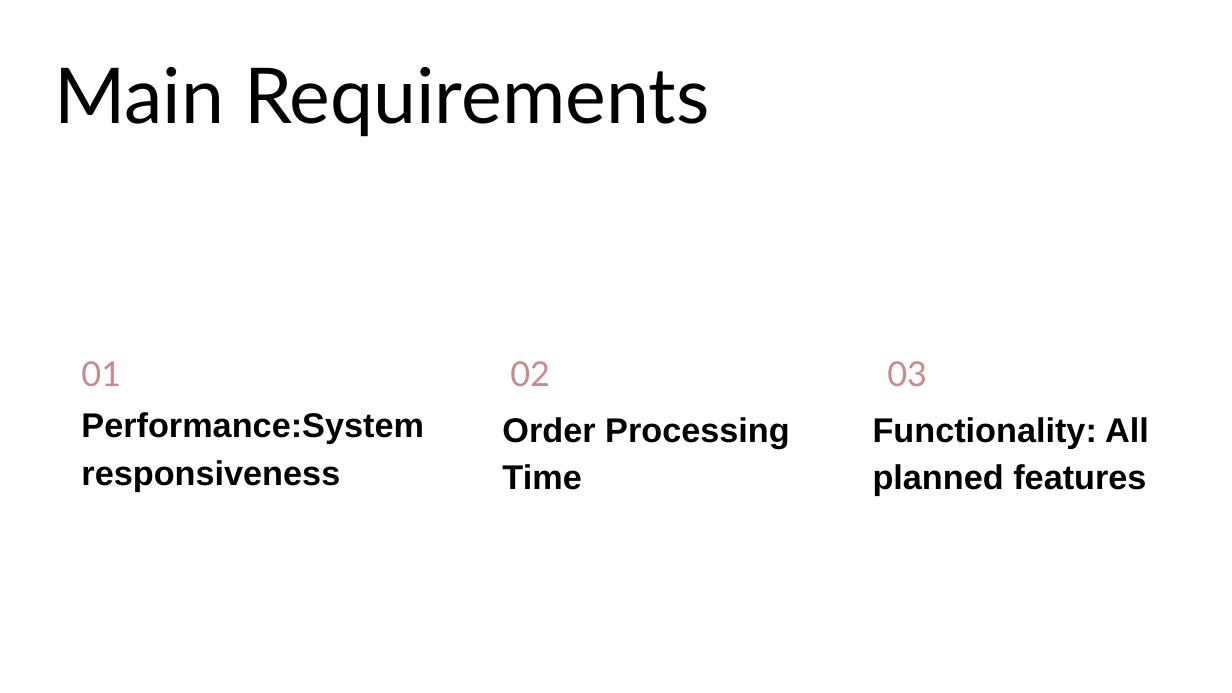
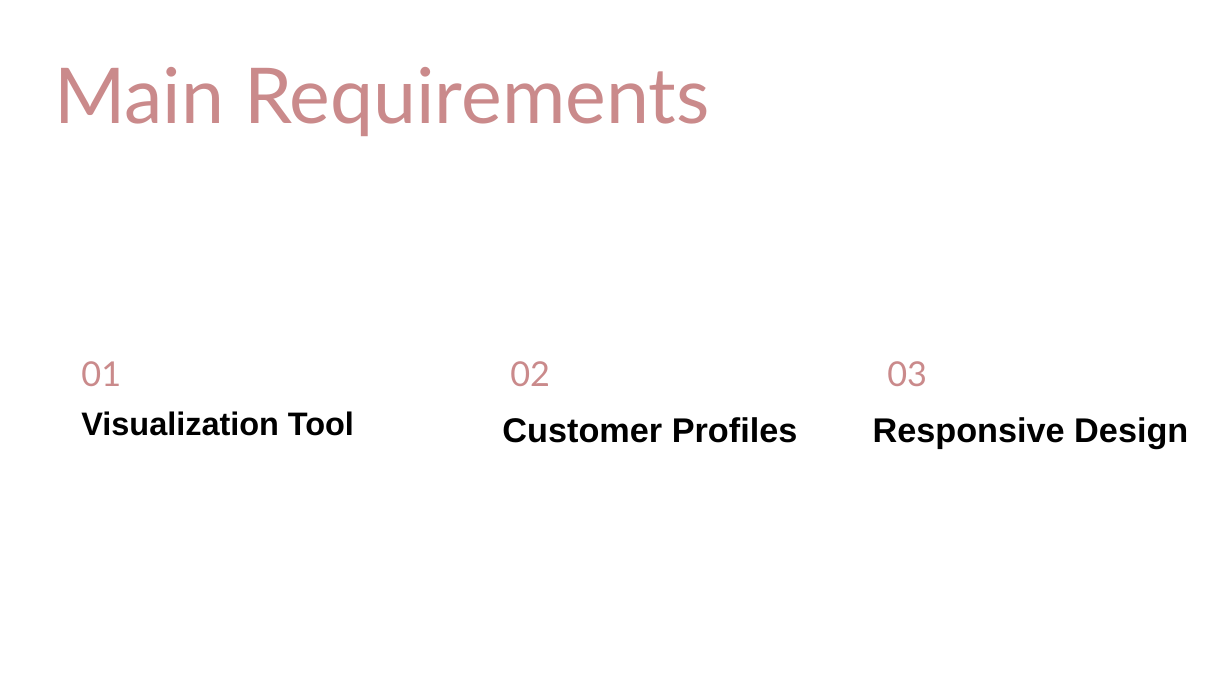
Before and after one commit to razidal/eventdecor, a slide deck: slide 6 of Capstone Project Phase B.pptx. Drawn at 1232x693 pixels with LibreOffice and Linux fonts; fonts in the diff are those of the drawing. Boxes give left, top, right and bottom in pixels: in the first picture for what was removed or moved away, otherwise in the second. Text is boxed around its words. In the diff, an @@ line names an element or a change of style, - is before the commit and + after.

```diff
--- a/Capstone Project Phase B.pptx
+++ b/Capstone Project Phase B.pptx
@@ title "Main Requirements" at [54, 67, 709, 136]: text colour #000000 to #CA8A8B @@
@@ text at [81, 411, 354, 436]: text changed; size 20 to 19 pt @@
-Performance:System responsiveness
+Visualization Tool
@@ text at [502, 417, 798, 443]: text changed @@
-Order Processing Time
+Customer Profiles
@@ text at [873, 417, 1188, 448]: text changed @@
-Functionality: All planned features
+Responsive Design
```
Also in this commit, not shown: 3 other slides changed, 2 slides added, 2 slides removed.
